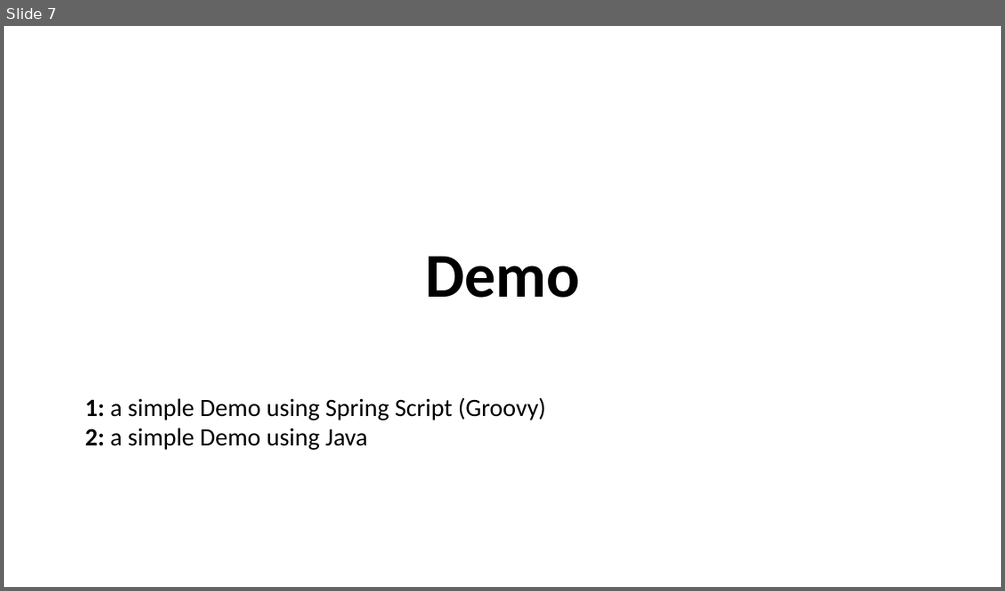
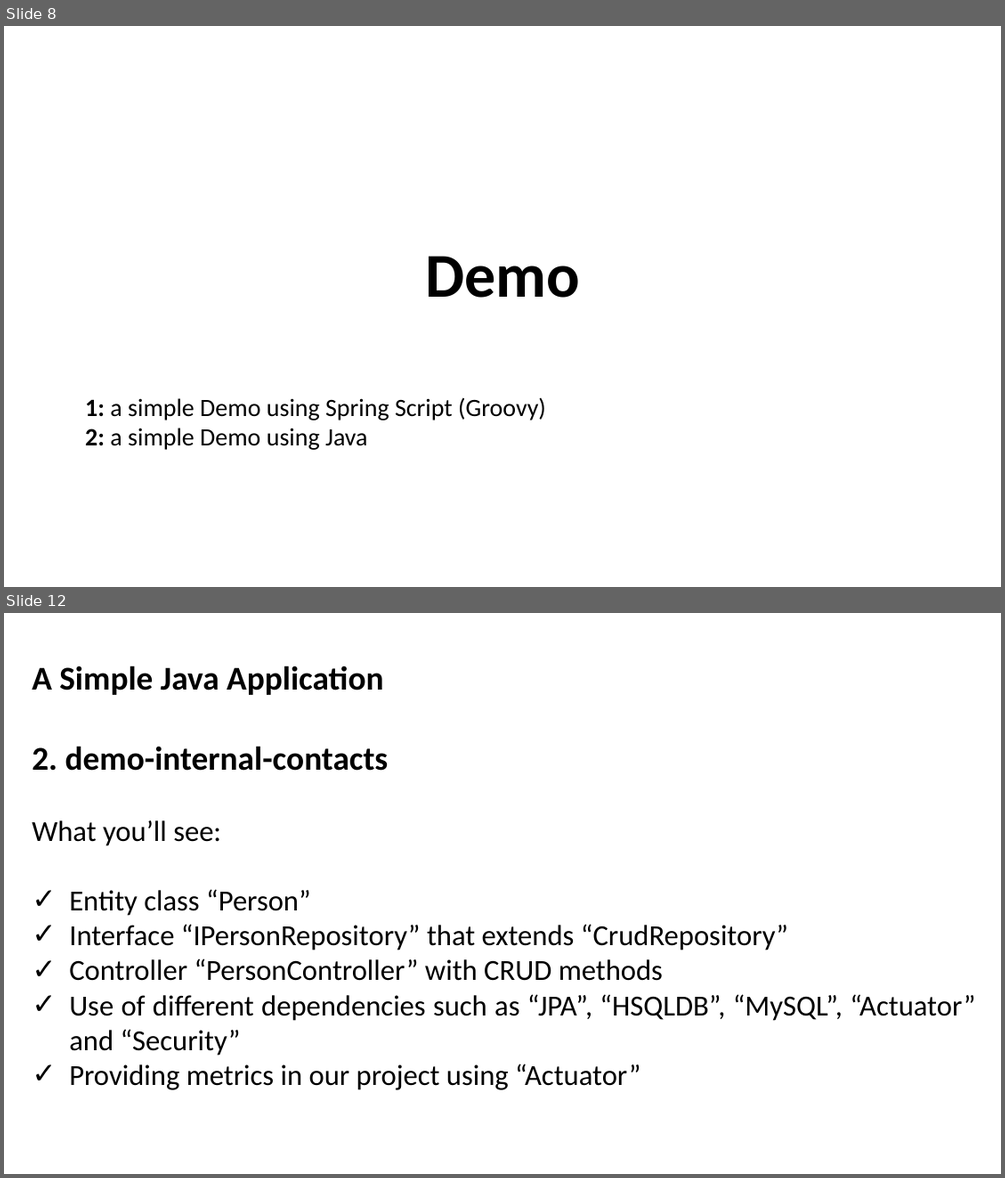
Before and after one commit to marcelovgomes/demo-internal-contacts, a slide deck: presentation_resources/spring-boot-demo-presentation.pptx. Shown one above the other, each under a label of ours: slide 7 before the commit, slides 8 and 12 after it; the slides between them are not shown. The pictures are 1005x591 and 1005x1178 pixels, drawn with LibreOffice and Linux fonts; fonts in the diff are those of the drawing. Boxes give left, top, right and bottom in pixels: in the first picture for what was removed or moved away, otherwise in the second. Text is boxed around its words. In the diff, an @@ line names an element or a change of style, - is before the commit and + after.

```diff
--- a/presentation_resources/spring-boot-demo-presentation.pptx
+++ b/presentation_resources/spring-boot-demo-presentation.pptx
@@ slide 12 added at (4,613,1001,1174), background #FFFFFF @@
@@ text added at (32,666,383,695), 32 pt, text #000000, bold @@
+A Simple Java Application
@@ text added at (32,746,975,1090), 28 pt, text #000000 @@
+2. demo-internal-contacts
+What you’ll see:
+✓ Entity class “Person”
+✓ Interface “IPersonRepository” that extends “CrudRepository”
+✓ Controller “PersonController” with CRUD methods
+✓ Use of different dependencies such as “JPA”, “HSQLDB”, “MySQL”, “Actuator” and “Security”
+✓ Providing metrics in our project using “Actuator”
@@ what was slide 7 is now slide 8 @@
```
Also in this commit, not shown: 6 slides changed, 2 other slides added, 3 other files.
